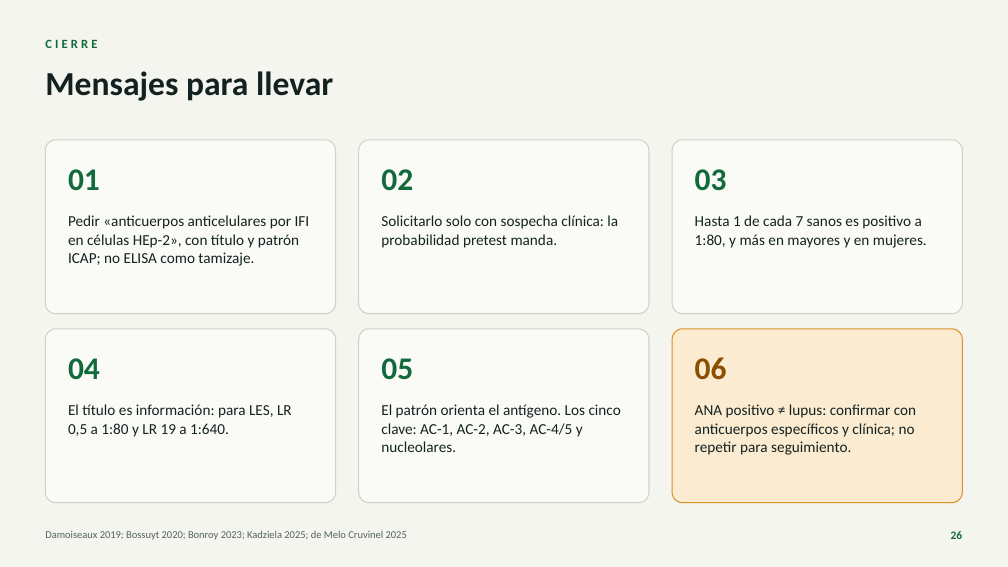
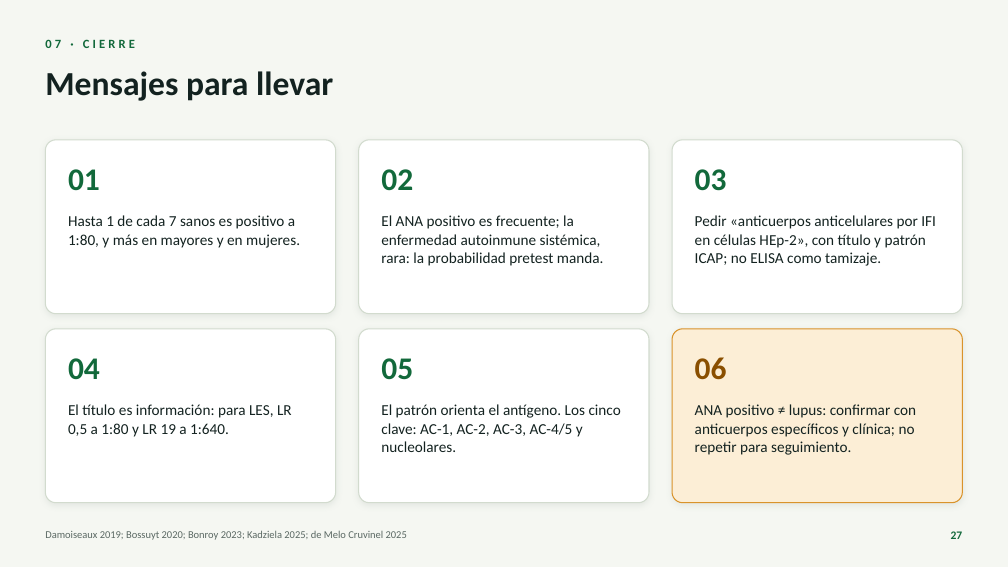
Before and after one commit to nestor120512/nes, a slide deck: slide 27 of ANA_para_el_internista.pptx (slide 26 before the commit). Drawn at 1008x567 pixels with LibreOffice and Linux fonts; fonts in the diff are those of the drawing. Boxes give left, top, right and bottom in pixels: in the first picture for what was removed or moved away, otherwise in the second. Text is boxed around its words. In the diff, an @@ line names an element or a change of style, - is before the commit and + after.

```diff
--- a/ANA_para_el_internista.pptx
+++ b/ANA_para_el_internista.pptx
@@ background #F3F5EE to #F5F7F2 @@
@@ text at (x1=45, y1=39, x2=135, y2=48): text changed @@
-CIERRE
+07 · CIERRE
@@ fill #FAFBF6 to #FFFFFF; outline #CBD5C6 1 pt to #D2DBCE 1 pt; shadow on in 3 elements at (x1=45, y1=140, x2=336, y2=314), (x1=359, y1=140, x2=650, y2=314), (x1=672, y1=140, x2=963, y2=314) @@
@@ text at (x1=68, y1=215, x2=300, y2=248): text changed @@
-Pedir «anticuerpos anticelulares por IFI en células HEp-2», con título y patrón ICAP; no ELISA como tamizaje.
+Hasta 1 de cada 7 sanos es positivo a 1:80, y más en mayores y en mujeres.
@@ text at (x1=381, y1=215, x2=604, y2=266): text changed @@
-Solicitarlo solo con sospecha clínica: la probabilidad pretest manda.
+El ANA positivo es frecuente; la enfermedad autoinmune sistémica, rara: la probabilidad pretest manda.
@@ text at (x1=695, y1=215, x2=936, y2=266): text changed @@
-Hasta 1 de cada 7 sanos es positivo a 1:80, y más en mayores y en mujeres.
+Pedir «anticuerpos anticelulares por IFI en células HEp-2», con título y patrón ICAP; no ELISA como tamizaje.
@@ page number at (x1=951, y1=531, x2=963, y2=539): text changed @@
-26
+27
```
Also in this commit, not shown: 26 other slides changed, 1 slide added.
